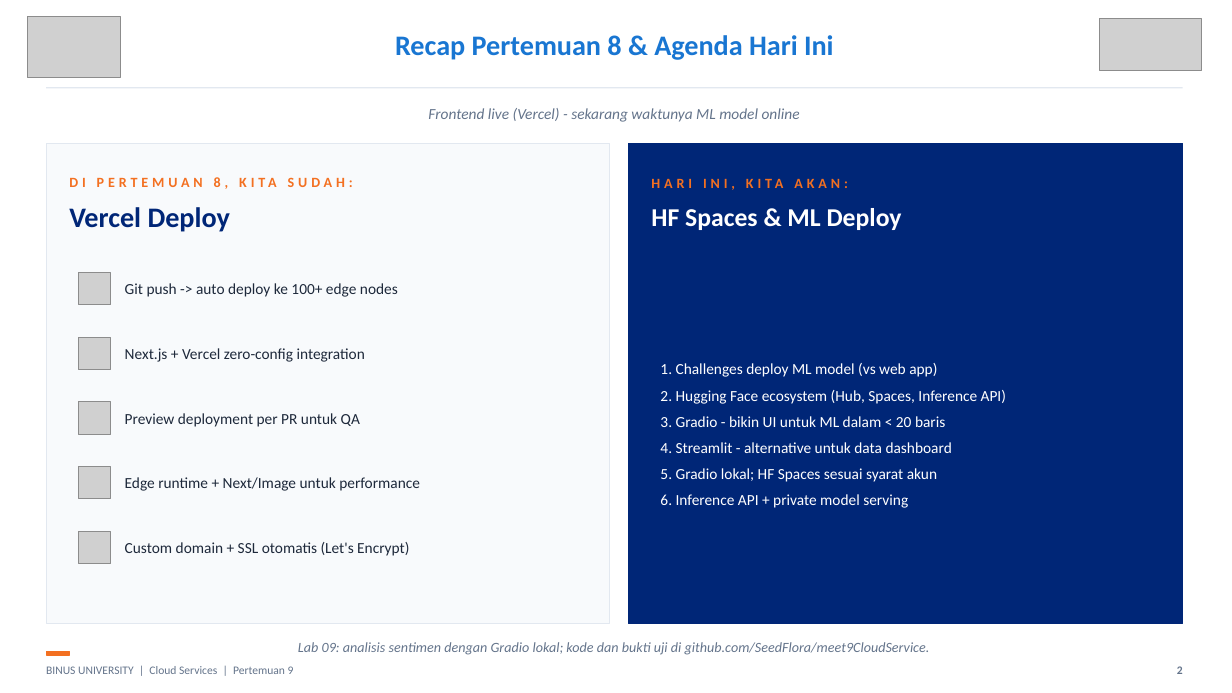
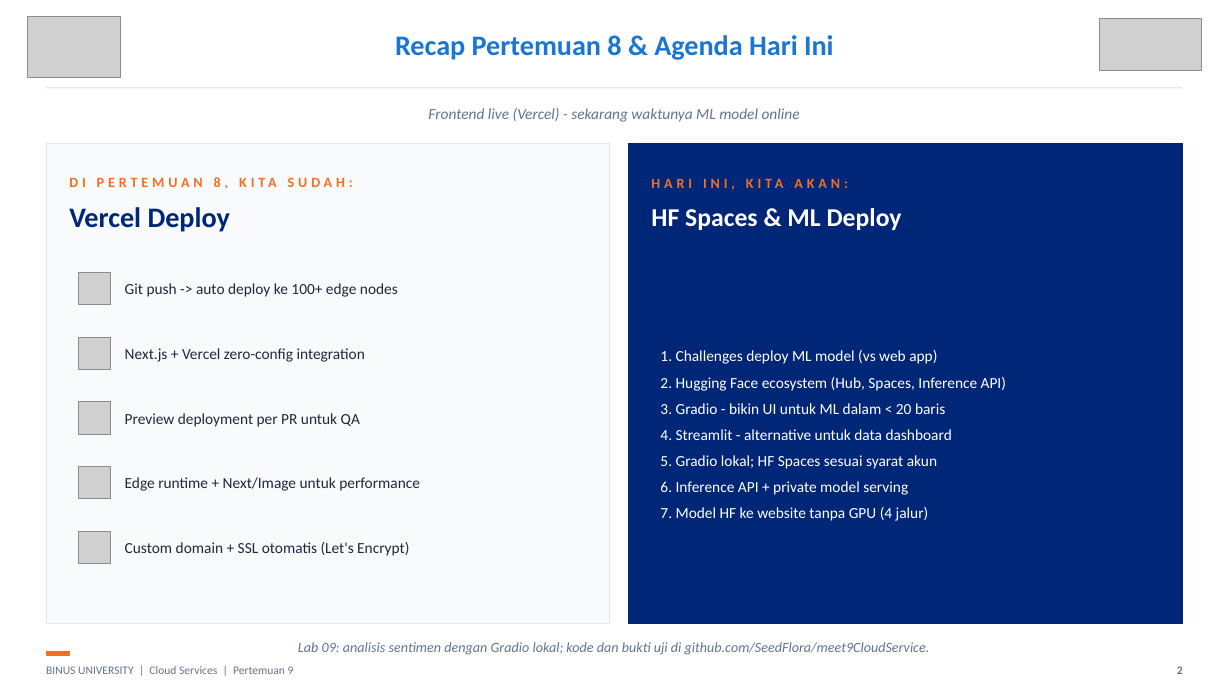
Before and after one commit to SeedFlora/meet9CloudService, a slide deck: slide 2 of slides/Teori_Pertemuan_09.pptx. Drawn at 1232x693 pixels with LibreOffice and Linux fonts; fonts in the diff are those of the drawing; grey boxes stand for pictures. Boxes give left, top, right and bottom in pixels: in the first picture for what was removed or moved away, otherwise in the second. Text is boxed around its words. In the diff, an @@ line names an element or a change of style, - is before the commit and + after.

```diff
--- a/slides/Teori_Pertemuan_09.pptx
+++ b/slides/Teori_Pertemuan_09.pptx
@@ text at box(660, 507, 929, 521): paragraph added @@
+7. Model HF ke website tanpa GPU (4 jalur)
```
Also in this commit, not shown: 4 other slides changed, 9 slides added, 4 other files.
